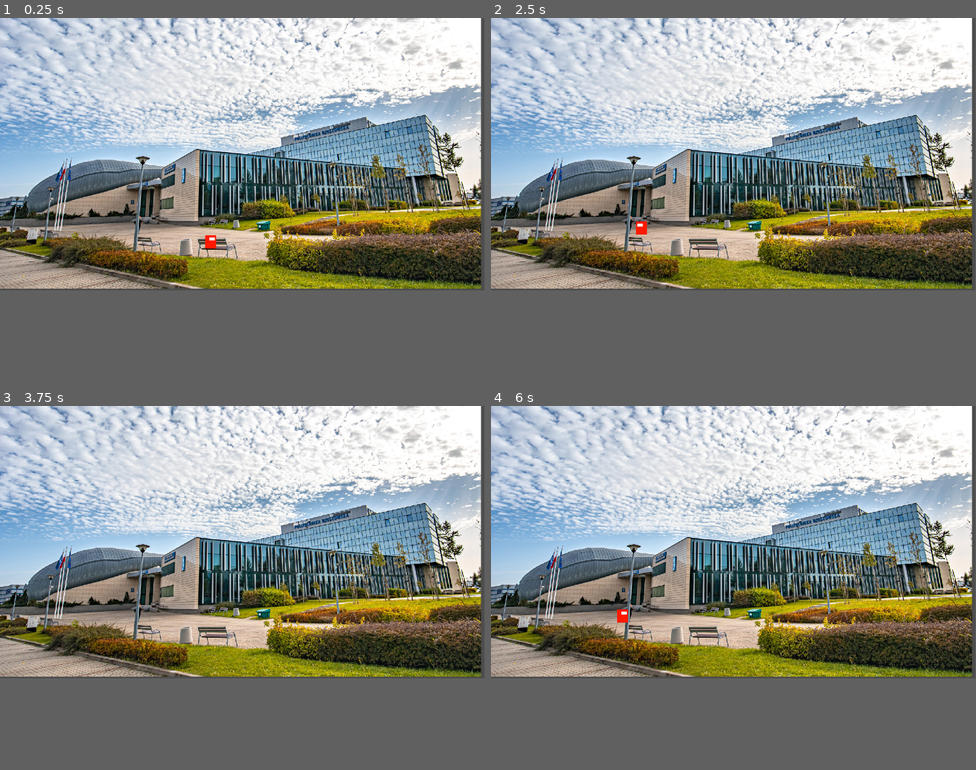
Above: before the commit, frames 1-4 (two rows, left to right).
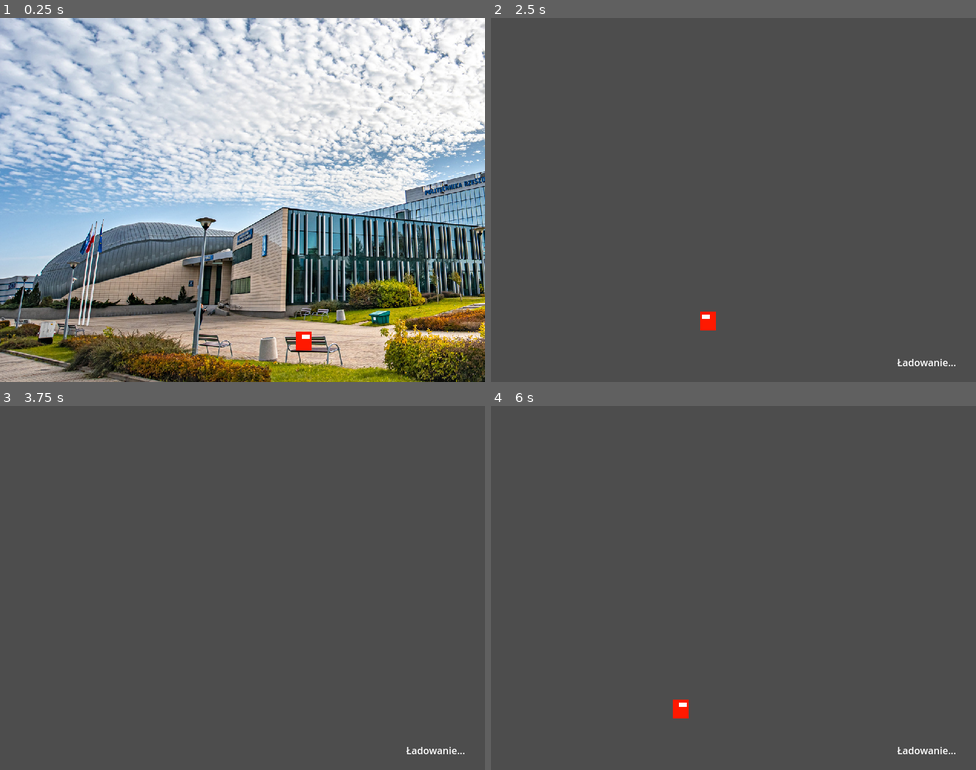
Above: after the commit, the same moments.

Repository: Sfafg/Dr.-Sudra
Game: Godot game, scene res://node_2d.tscn
Two runs of this game, one before a commit and one after it. Both use one fixed random seed, a clock stepped at 60 frames per second and the inputs below.
Inputs:
- Up to frame 1 (0.25 s): no input
- Up to frame 2 (2.5 s): tap Enter (ui_accept) at 0.5, 0.77, 1.52 s; hold W (up) 0.53-2.03 s; hold A (left) from 2.03 s (still down)
- Up to frame 3 (3.75 s): tap Enter (ui_accept) at 3.02 s; release A (left) at 3.53 s; hold S (down) from 3.53 s (still down)
- Up to frame 4 (6 s): tap Enter (ui_accept) at 3.77, 4.25, 4.52, 5 s; release S (down) at 4.28 s; hold D (right) 4.28-5.03 s; hold W (up) 5.03-5.78 s; hold D (right) from 5.78 s (still down)
In our replay, the window is 799x449 before the commit and 800x600 after it. These sizes can differ from the game's own. Grey fills any space a smaller window leaves; there, only what the larger window draws over its background counts as a difference.

The runs differ from the first frame. In frame 1, 80% of the frame differs, in the area x 0-100%, y 0-100%; in frame 2, 71%; in frame 3, 71%; in frame 4, 71%.

Commit message:
Prymitywna zmiana sceny
Kurde bedzie trzeba jeszcze dużo kodu i struktury poprawić

Diff:
--- a/Scenes/Politechnika.tscn
+++ b/Scenes/Politechnika.tscn
@@ -10,6 +10,13 @@
 position = Vector2(-7, -1)
 script = ExtResource("1_shgm8")
 
+[node name="Area2D" type="Area2D" parent="."]
+position = Vector2(0, 4)
+
+[node name="CollisionShape2D" type="CollisionShape2D" parent="Area2D"]
+position = Vector2(358, 440)
+shape = SubResource("RectangleShape2D_n1bpk")
+
 [node name="Sprite2D" type="Sprite2D" parent="."]
 position = Vector2(580, 323)
 scale = Vector2(0.716562, 0.715517)
@@ -18,11 +25,4 @@
 [node name="CollisionPolygon2D" type="CollisionPolygon2D" parent="."]
 polygon = PackedVector2Array(388, 397, 390, 478, 475, 484, 515, 472, 998, 443, 1104, 437, 1148, 432, 1157, 430, 1158, -5, 2, -5, 8, 471, 154, 477, 328, 471, 323, 396)
 
-[node name="Area2D" type="Area2D" parent="."]
-position = Vector2(0, 4)
-
-[node name="CollisionShape2D" type="CollisionShape2D" parent="Area2D"]
-position = Vector2(358, 440)
-shape = SubResource("RectangleShape2D_n1bpk")
-
 [connection signal="body_entered" from="Area2D" to="." method="_on_area_2d_body_entered"]
--- /dev/null
+++ b/Scenes/Scena2.tscn
@@ -0,0 +1,3 @@
+[gd_scene format=3 uid="uid://c8h5bt6p4hdss"]
+
+[node name="Scena2" type="Node2D"]
--- /dev/null
+++ b/Scenes/Transition.tscn
@@ -0,0 +1,10 @@
+[gd_scene format=3 uid="uid://bgwqb15upw10h"]
+
+[node name="Transition" type="Node2D"]
+
+[node name="RichTextLabel" type="RichTextLabel" parent="."]
+offset_left = 670.0
+offset_top = 556.0
+offset_right = 794.0
+offset_bottom = 595.0
+text = "Ładowanie..."
--- /dev/null
+++ b/Scripts/GameManager.gd
@@ -0,0 +1,23 @@
+extends Node2D
+var current_scene_node;
+
+func _ready():
+	current_scene_node = get_node("CurrentScene")
+
+
+func _on_politechnika_player_entered():
+	_load_scene("res://Scenes/Transition.tscn")
+
+
+func _load_scene(scene_path:String):
+	# Remove the current level
+	if(current_scene_node == null):
+		return
+
+	remove_child(current_scene_node)
+	current_scene_node.call_deferred("free")
+#
+#	# Add the next level
+	var next_scene = load(scene_path).instantiate()
+	next_scene.name = "CurrentScene"
+	add_child(next_scene)
--- a/Scripts/Transition.gd
+++ b/Scripts/Transition.gd
@@ -1,5 +1,4 @@
 extends Node
-
 
 func _on_politechnika_player_entered():
 	print("Gracz wlazł")
--- a/node_2d.tscn
+++ b/node_2d.tscn
@@ -1,22 +1,25 @@
 [gd_scene load_steps=5 format=3 uid="uid://cmlop80c6rkrb"]
 
-[ext_resource type="Script" path="res://Scripts/Transition.gd" id="1_3njx8"]
 [ext_resource type="Script" path="res://Scripts/Gamba.gd" id="4_ndp83"]
+[ext_resource type="Script" path="res://Scripts/GameManager.gd" id="5_4fmpj"]
 [ext_resource type="PackedScene" uid="uid://jse80p8vnkwl" path="res://Scenes/Politechnika.tscn" id="5_bvpqb"]
 [ext_resource type="PackedScene" uid="uid://fd53uno7u3cy" path="res://Scenes/Player.tscn" id="5_rikmo"]
 
-[node name="Node2D" type="Node2D"]
-script = ExtResource("1_3njx8")
-
-[node name="Politechnika" parent="." instance=ExtResource("5_bvpqb")]
-position = Vector2(-9, -1)
+[node name="GameManager" type="Node2D"]
+script = ExtResource("5_4fmpj")
 
 [node name="Gamba" type="Node" parent="."]
 script = ExtResource("4_ndp83")
 
-[node name="CharacterBody2D" parent="." instance=ExtResource("5_rikmo")]
+[node name="Player" parent="." instance=ExtResource("5_rikmo")]
 position = Vector2(501, 532)
 scale = Vector2(1, 1)
 speed = 4.5
 
-[connection signal="player_entered" from="Politechnika" to="." method="_on_politechnika_player_entered"]
+[node name="CurrentScene" type="Node" parent="."]
+
+[node name="Politechnika" parent="CurrentScene" instance=ExtResource("5_bvpqb")]
+z_index = -2
+position = Vector2(-9, -1)
+
+[connection signal="player_entered" from="CurrentScene/Politechnika" to="." method="_on_politechnika_player_entered"]
--- a/project.godot
+++ b/project.godot
@@ -17,7 +17,9 @@
 
 [display]
 
-window/size/borderless=true
+window/size/viewport_width=800
+window/size/viewport_height=600
+window/size/initial_position=Vector2i(600, 0)
 window/size/always_on_top=true
 
 [input]
